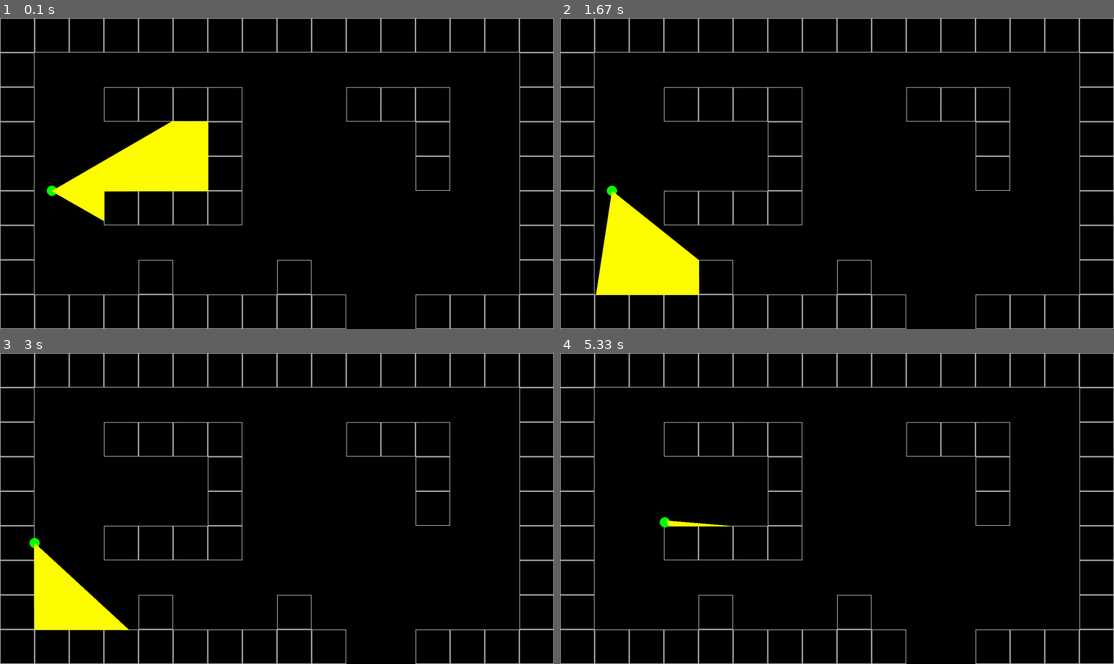
Above: before the commit, frames 1-4 (two rows, left to right).
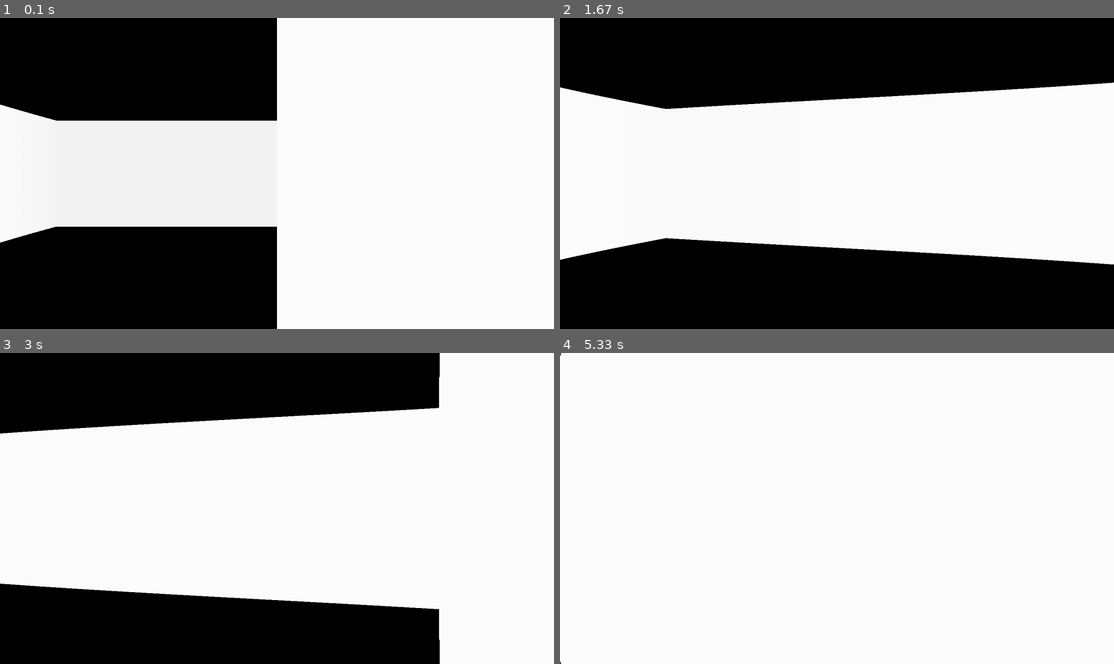
Above: after the commit, the same moments.

Repository: fabiosoaza/pygame-simple-wolfenstein3d-sample
Game: pygame game, started from main.py
Same seed, same stepped clock (60 frames per second), same inputs: the game is played once before the commit and once after it.
Inputs:
- Up to frame 1 (0.1 s): no input
- Up to frame 2 (1.67 s): hold Right 0.33-0.8 s; hold Right 0.83-1.3 s; hold Left from 1.33 s (still down)
- Up to frame 3 (3 s): release Left at 1.87 s; hold Left 1.9-2.3 s; hold A 1.9-2.3 s; hold Right 2.33-2.97 s; hold D 2.33-2.97 s
- Up to frame 4 (5.33 s): hold Left 3-3.47 s; hold A 3-3.47 s; hold Right 3.5-3.97 s; hold D 3.5-3.97 s; hold Right 4-4.47 s; hold D 4-4.47 s; hold Left 4.5-5.03 s; hold A 4.5-5.03 s; hold Left from 5.07 s (still down); hold A from 5.07 s (still down)

The runs differ from the first frame. In frame 1, 69% of the frame differs, in the area x 0-100%, y 0-100%; in frame 2, 55%; in frame 3, 70%; in frame 4, 100%.

Commit message:
Created 3d projection

Diff:
--- a/game.py
+++ b/game.py
@@ -29,8 +29,8 @@
 
     def draw(self):
         self.screen.fill('black')
-        self.map.draw()
-        self.player.draw()
+        # self.map.draw()
+        # self.player.draw()
 
     def check_events(self):
         for event in pg.event.get():
--- a/player.py
+++ b/player.py
@@ -13,7 +13,7 @@
         sin_a = math.sin(self.angle)
         cos_a = math.cos(self.angle)
         dx, dy = 0, 0
-        # delta time is the amount the time that has passed since last fram
+        # delta time is the amount the time that has passed since last frame
         speed = PLAYER_SPEED * self.game.delta_time
         speed_sin = speed * sin_a
         speed_cos = speed * cos_a
--- a/raycating.py
+++ b/raycating.py
@@ -53,8 +53,19 @@
                 depth = depth_hor
 
             # draw for debug
-            pg.draw.line(self.game.screen, 'yellow', (100 * ox, 100 * oy),
-                         (100 * ox + 100 * depth * cos_a, 100 * oy + 100 * depth * sin_a), 2
+            # pg.draw.line(self.game.screen, 'yellow', (100 * ox, 100 * oy),
+            #              (100 * ox + 100 * depth * cos_a, 100 * oy + 100 * depth * sin_a), 2
+            #
+            #              )
+
+            depth *= math.cos(self.game.player.angle-ray_angle)
+            proj_height = SCREEN_DIST / (depth + 0.0001)
+
+            #draw walls
+            #color shade or ilumination
+            color = [255/(1+depth**5*0.00002)] * 3
+            pg.draw.rect(self.game.screen, color,
+                         (ray * SCALE, HALF_HEIGHT - proj_height//2, SCALE, proj_height)
 
                          )
 
--- a/settings.py
+++ b/settings.py
@@ -1,6 +1,8 @@
 import math
 
 RES = WIDTH, HEIGHT = 1600, 900
+HALF_WIDTH = WIDTH //2
+HALF_HEIGHT = HEIGHT // 2
 
 FPS = 60
 PLAYER_POS = 1.5, 5  # mini_map
@@ -18,3 +20,6 @@
 DELTA_ANGLE = FOV / NUM_RAYS
 # draw distance
 MAX_DEPTH = 20
+
+SCREEN_DIST = HALF_WIDTH / math.tan(HALF_FOV)
+SCALE = WIDTH // NUM_RAYS
